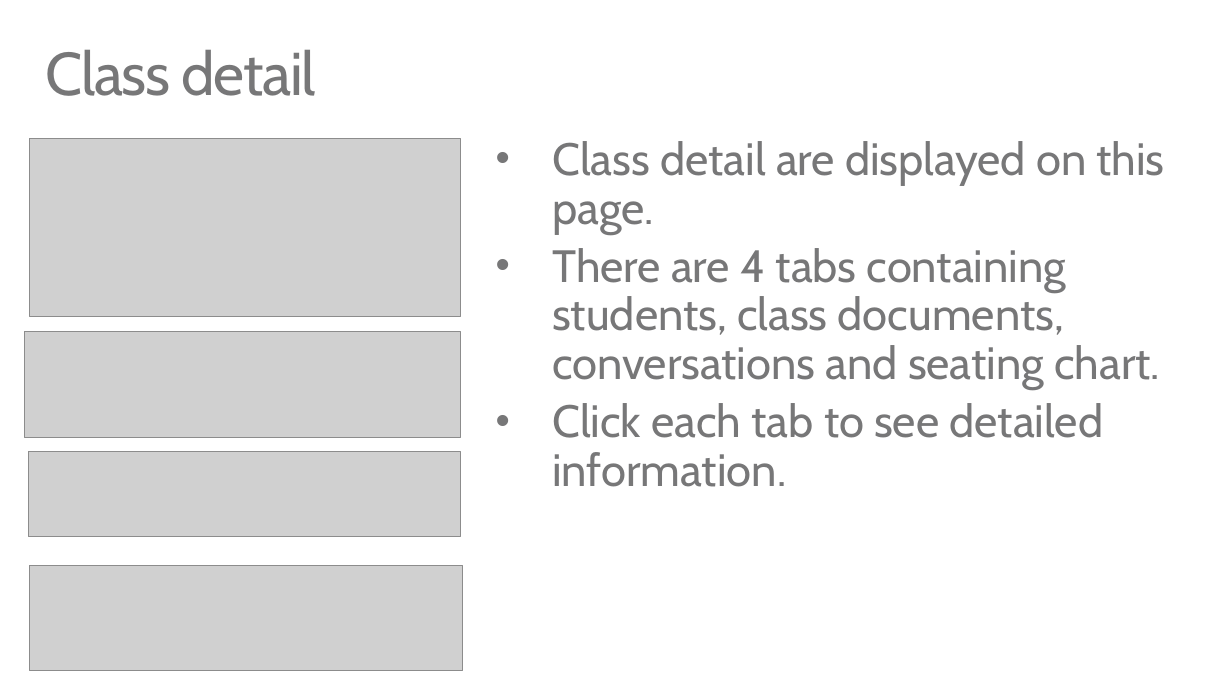
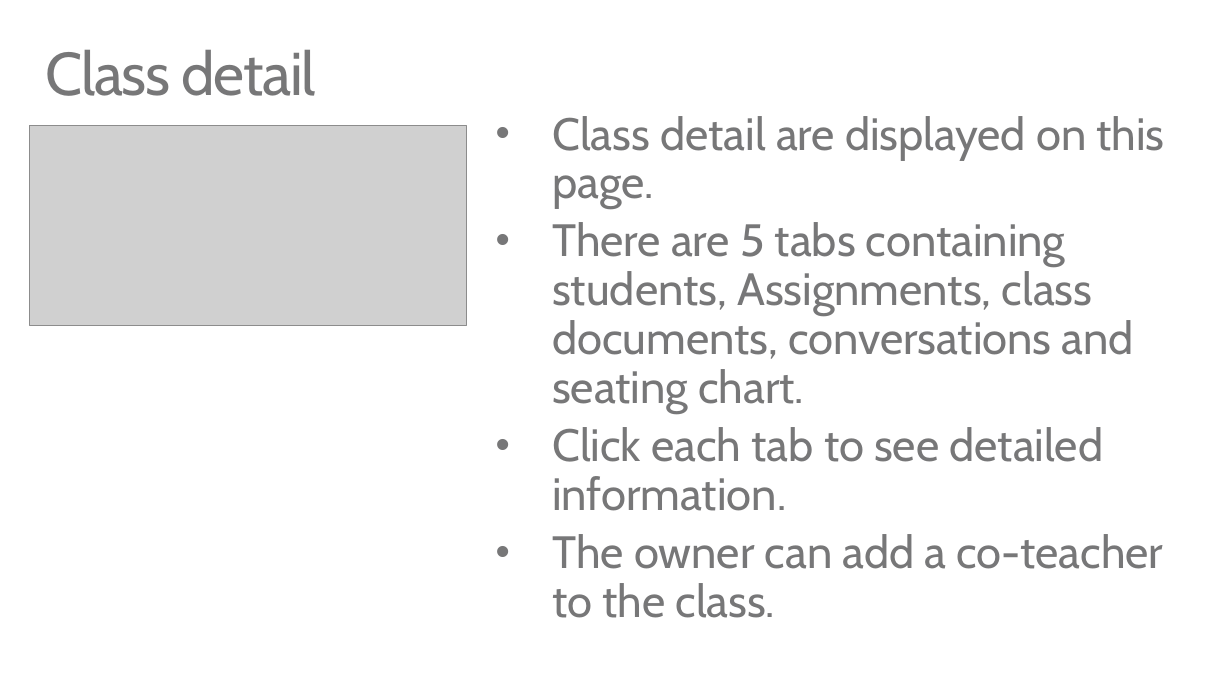
Before and after one commit to TylerLu/EDUGraphAPI-Ruby, a slide deck: slide 39 of EDU GRAPH-API Demo Script.pptx. Drawn at 1232x693 pixels with LibreOffice and Linux fonts; fonts in the diff are those of the drawing; grey boxes stand for pictures. Boxes give left, top, right and bottom in pixels: in the first picture for what was removed or moved away, otherwise in the second. Text is boxed around its words. In the diff, an @@ line names an element or a change of style, - is before the commit and + after.

Commit message:
Update screenshot.

```diff
--- a/EDU GRAPH-API Demo Script.pptx
+++ b/EDU GRAPH-API Demo Script.pptx
@@ picture: place and size @@
-picture at bbox=[30, 139, 460, 317]
+picture at bbox=[30, 125, 467, 325]
@@ text "Class detail are displayed on ...": place and size @@
-text "Class detail are displayed on ..." at bbox=[552, 141, 1165, 487]
+text "Class detail are displayed on ..." at bbox=[552, 222, 1164, 618]
@@ text at bbox=[552, 222, 1134, 414]: text changed @@
-• There are 4 tabs containing students, class documents, conversations and seating chart.
+• There are 5 tabs containing students, Assignments, class documents, conversations and seating chart.
@@ picture removed at bbox=[24, 331, 460, 438] @@
@@ picture removed at bbox=[28, 451, 460, 536] @@
@@ text at bbox=[552, 534, 1164, 618]: paragraph added @@
+• The owner can add a co-teacher to the class.
@@ picture removed at bbox=[30, 565, 463, 670] @@
```
Also in this commit, not shown: 5 other slides changed, 1 slide added, 2 slides removed.
